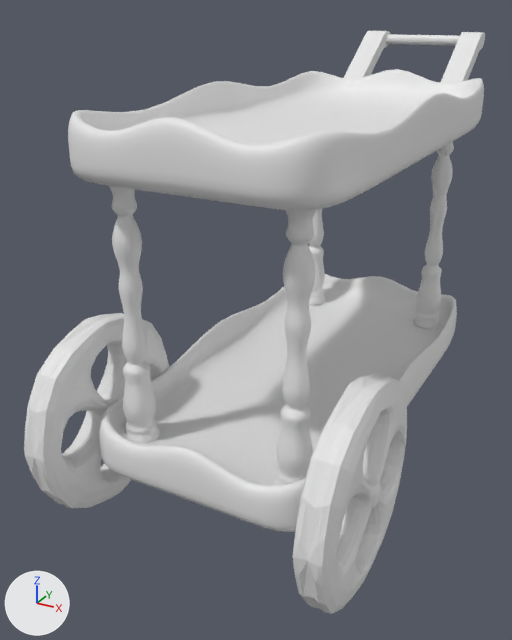
Before and after pictures for a commit that changed the Blender file Escape Room/Assets/Art/3D/trolley.blend.
The view is the same before and after, from a camera (50 mm lens) standing at (0.833, 0.317, 1.068) and looking at (-0.142, 2.09, 0.182). The lights are fixed; the arrows at lower left show +X, +Y and +Z.
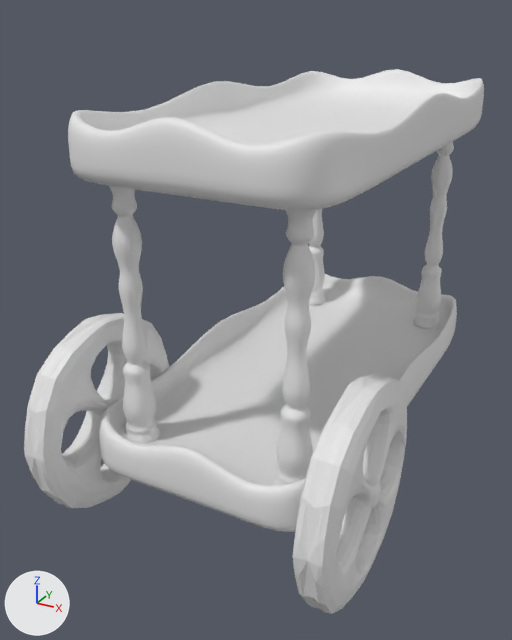
The change, as a list of edits to the scene's bpy script:
```text
Change ob_cube_003:
    add ob_cube_003.hide_set(True)
```

Changed parts and their boxes [x1, y1, x2, y2] in the pictures (512 x 640 px):
'Cube.003', hidden: before [344, 31, 485, 83]
